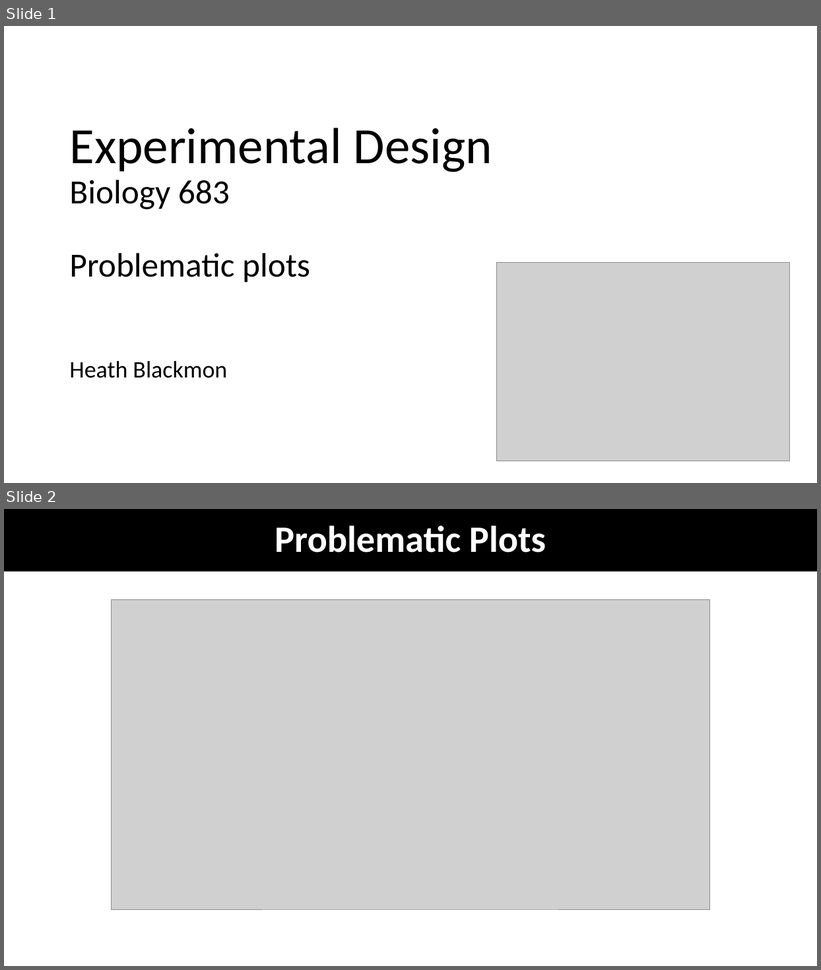
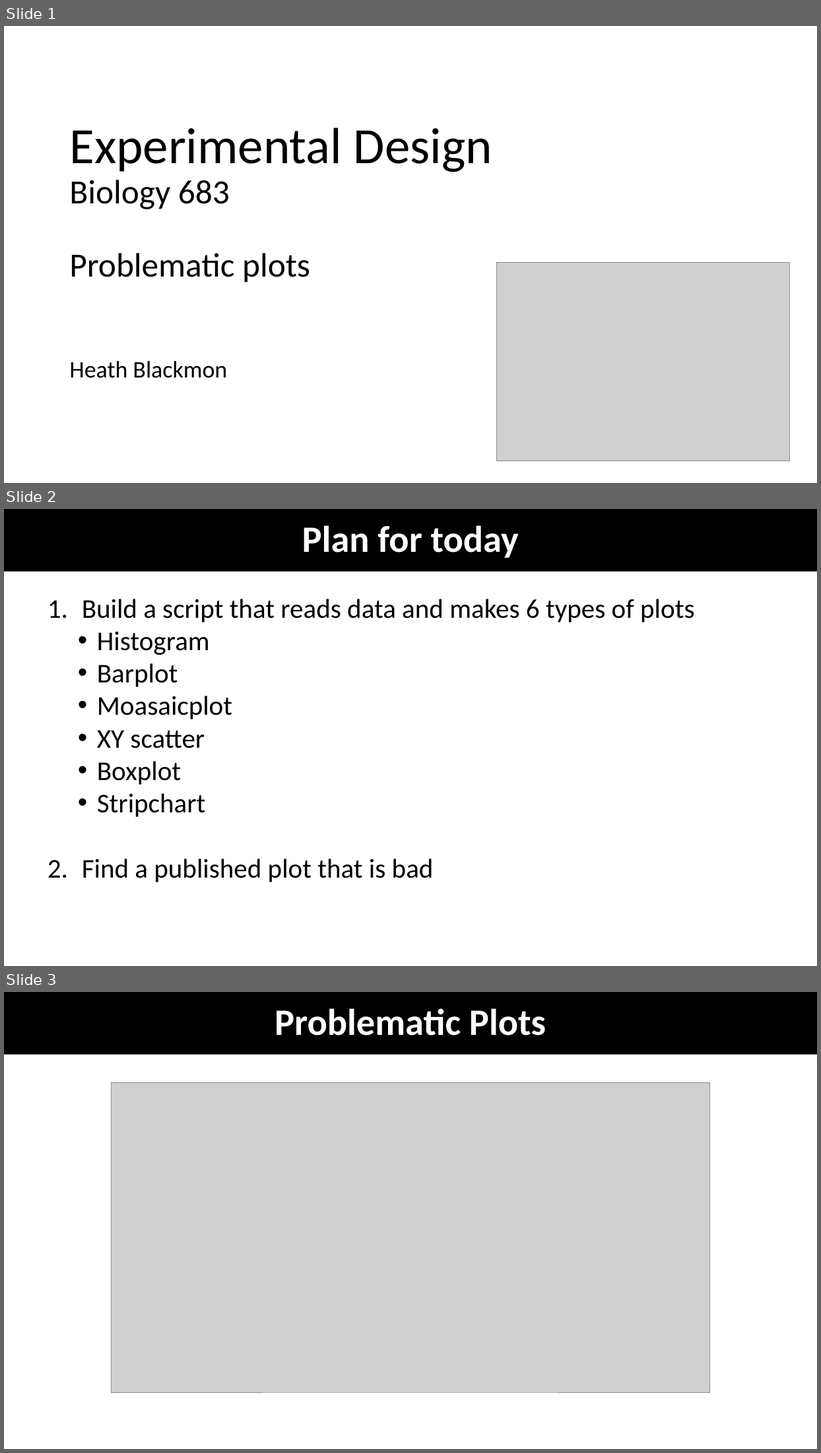
Before and after one commit to coleoguy/coleoguy.github.io, a slide deck: teaching/expdes/plot-problems.pptx. Shown one above the other, each under a label of ours: slides 1 and 2 before the commit, slides 1, 2 and 3 after it. The pictures are 821x970 and 821x1453 pixels, drawn with LibreOffice and Linux fonts; fonts in the diff are those of the drawing; grey boxes stand for pictures. Boxes give left, top, right and bottom in pixels: in the first picture for what was removed or moved away, otherwise in the second. Text is boxed around its words. In the diff, an @@ line names an element or a change of style, - is before the commit and + after.

```diff
--- a/teaching/expdes/plot-problems.pptx
+++ b/teaching/expdes/plot-problems.pptx
@@ slide 2 added at (4, 509, 817, 966), background #FFFFFF @@
@@ title added at (4, 509, 817, 571), fill #000000, 44 pt, text #FFFFFF, bold @@
+Plan for today
@@ text added at (82, 599, 694, 883), 32 pt, text #000000 @@
+1. Build a script that reads data and makes 6 types of plots
+  • Histogram
+  • Barplot
+  • Moasaicplot
+  • XY scatter
+  • Boxplot
+  • Stripchart
+2. Find a published plot that is bad
@@ what was slide 2 is now slide 3 @@
```
Also in this commit, not shown: 1 other slide added, 11 other files.
